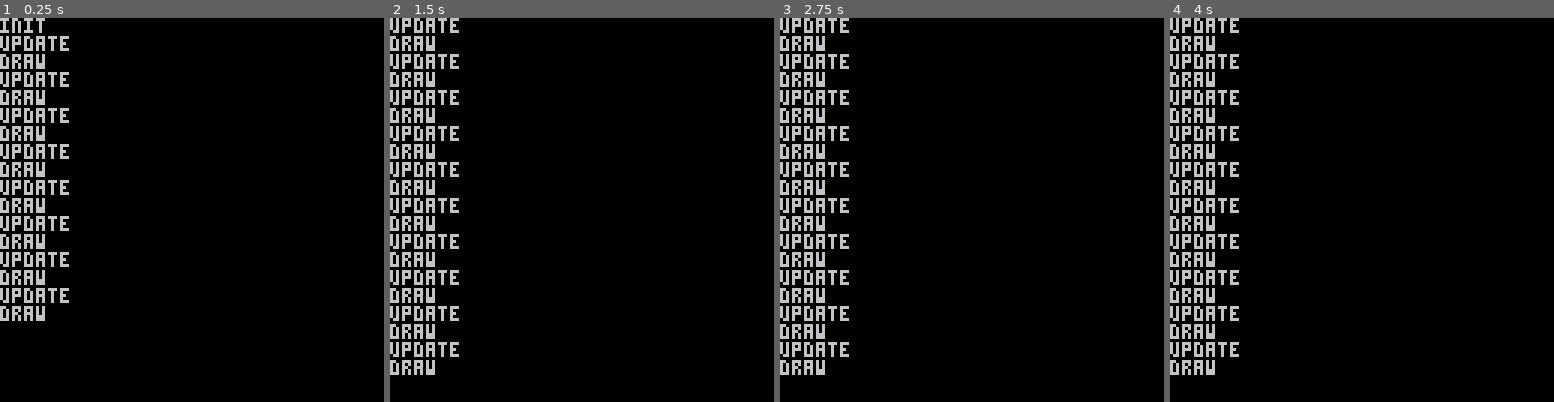
Above: before the commit, frames 1-4 (left to right).
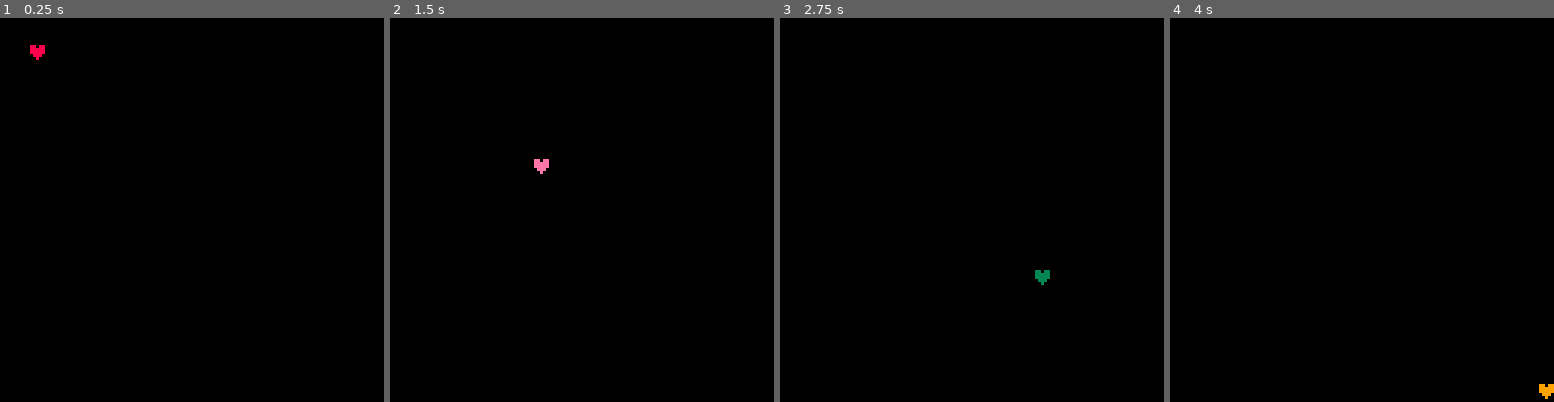
Above: after the commit, the same moments.

Repository: wolf3d/pico8-breakout
Game: PICO-8 cartridge breakout.p8
Same seed, same stepped clock (60 frames per second), same inputs: the game is played once before the commit and once after it.
Inputs:
- Up to frame 1 (0.25 s): no input
- Up to frame 2 (1.5 s): no input
- Up to frame 3 (2.75 s): no input
- Up to frame 4 (4 s): no input

The runs differ from the first frame. In frame 1, 5.5% of the frame differs, in the area x 0-18%, y 0-79%; in frame 2, 6.6%, in the area x 0-42%, y 0-93%; in frame 3, 6.6%; in frame 4, 6.6%.

Commit message:
finished code for lesson 2

Diff:
--- a/breakout.p8
+++ b/breakout.p8
@@ -1,30 +1,25 @@
 pico-8 cartridge // http://www.pico-8.com
 version 32
 __lua__
+poo=1
+pee=1
+col=0
+butt="♥"
+awesome=true
 
 function _init()
- --put things that you wanna
- --do in the beginning
- --of the program
- print("init")
 end
 
 function _update()
- --first update
- --executes always
- --30 / 60 times per second
- --put game state changes
- print("update")
+ poo=poo+1
+ pee=pee+1
+ col=col+1
 end
 
 function _draw()
- --then draw
- --sometimes skipped
- --here put things that costs time
- print("draw")
+ cls()
+ print(butt,poo,pee,col)
 end
-
-cls()
 __gfx__
 00000000000000000000000000000000000000000000000000000000000000000000000000000000000000000000000000000000000000000000000000000000
 00000000000000000000000000000000000000000000000000000000000000000000000000000000000000000000000000000000000000000000000000000000
